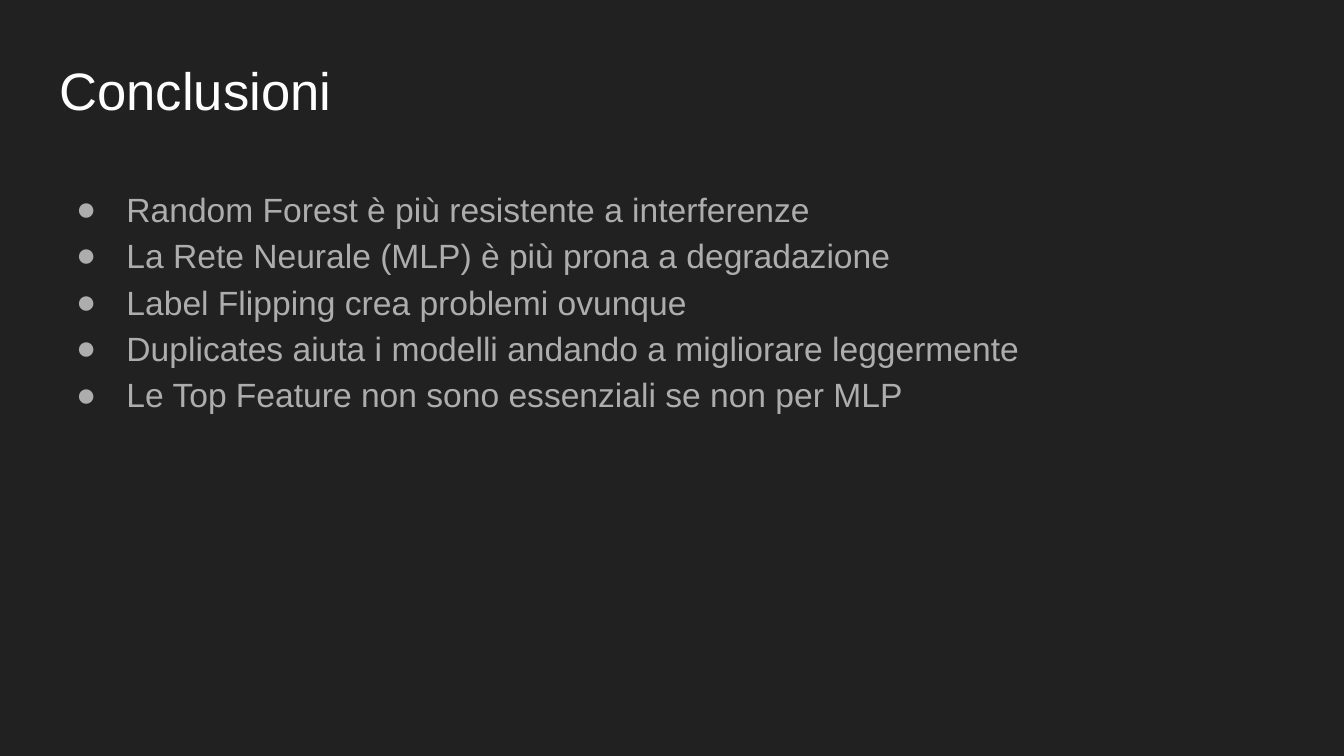
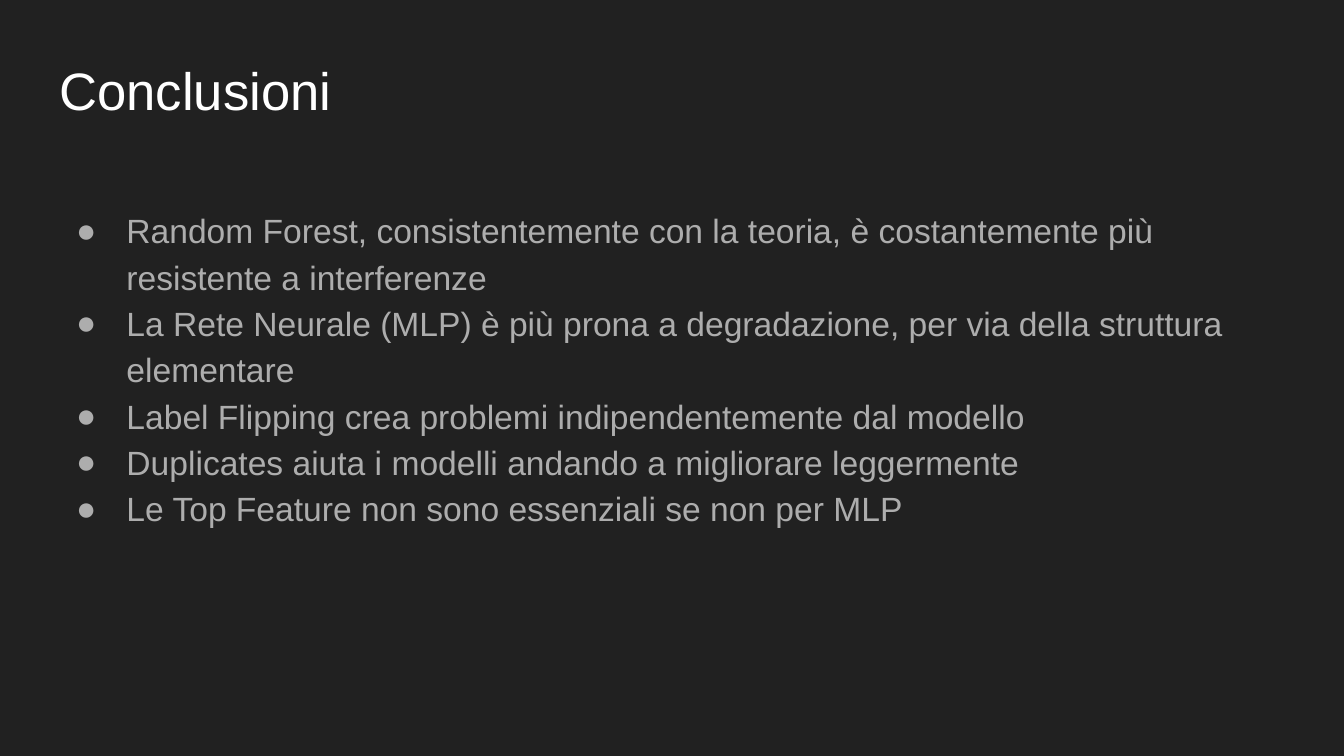
Before and after one commit to LorenzoPinaUnimib/Dataset_Degradetion, a slide deck: slide 14 of Presentazione Progetto Architetture dati.pptx. Drawn at 1344x756 pixels with LibreOffice and Linux fonts; fonts in the diff are those of the drawing. Boxes give left, top, right and bottom in pixels: in the first picture for what was removed or moved away, otherwise in the second. Text is boxed around its words. In the diff, an @@ line names an element or a change of style, - is before the commit and + after.

```diff
--- a/Presentazione Progetto Architetture dati.pptx
+++ b/Presentazione Progetto Architetture dati.pptx
@@ text "Random Forest, consistentemente con la ...": place and size @@
-text "Random Forest, consistentemente con la ..." at <box>126,197,1019,413</box>
+text "Random Forest, consistentemente con la ..." at <box>126,218,1222,528</box>
@@ text at <box>126,218,1222,435</box>: text changed @@
-● Random Forest è più resistente a interferenze
-● La Rete Neurale (MLP) è più prona a degradazione
-● Label Flipping crea problemi ovunque
+● Random Forest, consistentemente con la teoria, è costantemente più resistente a interferenze
+● La Rete Neurale (MLP) è più prona a degradazione, per via della struttura elementare
+● Label Flipping crea problemi indipendentemente dal modello
```
Also in this commit, not shown: 9 other slides changed, 3 slides added, 3 slides removed, 1 other file.
